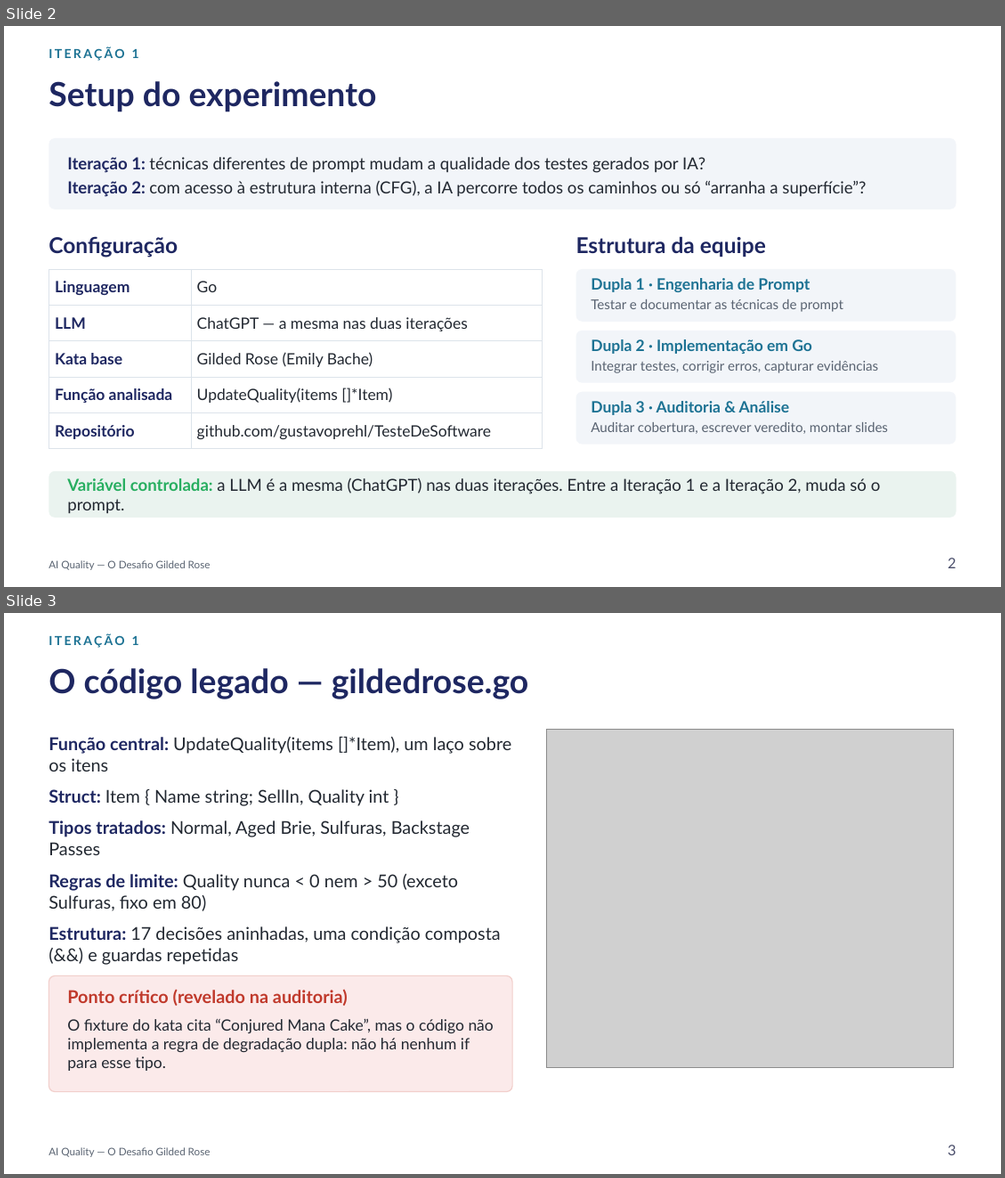
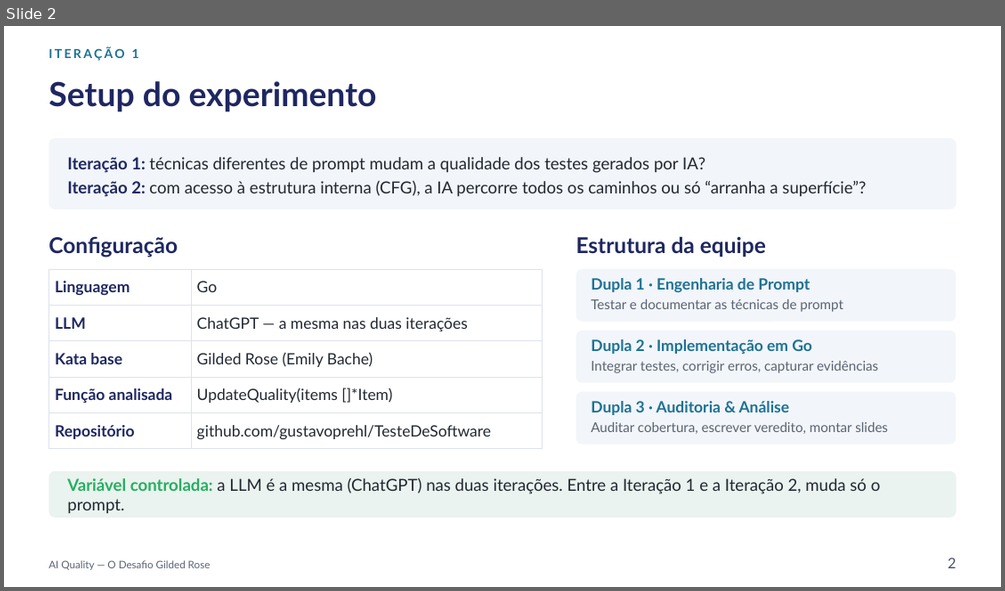
Before and after one commit to gustavoprehl/TesteDeSoftware, a slide deck: docs/iteracao2/AI_Quality_Gilded_Rose_IT2.pptx. Shown one above the other, each under a label of ours: slides 2 and 3 before the commit, slide 2 after it. The pictures are 1005x1178 and 1005x591 pixels, drawn with LibreOffice and Linux fonts; fonts in the diff are those of the drawing; grey boxes stand for pictures. Boxes give left, top, right and bottom in pixels: in the first picture for what was removed or moved away, otherwise in the second. Text is boxed around its words. In the diff, an @@ line names an element or a change of style, - is before the commit and + after.

```diff
--- a/docs/iteracao2/AI_Quality_Gilded_Rose_IT2.pptx
+++ b/docs/iteracao2/AI_Quality_Gilded_Rose_IT2.pptx
@@ slide 3 removed at (x1=4, y1=613, x2=1001, y2=1174), background #FFFFFF; not listed: 1 template element that a slide beside it also shows @@
@@ text removed at (x1=48, y1=634, x2=139, y2=648) @@
-ITERAÇÃO 1
@@ title removed at (x1=48, y1=668, x2=529, y2=699) @@
-O código legado — gildedrose.go
@@ text removed at (x1=48, y1=736, x2=511, y2=965) @@
-• Função central: UpdateQuality(items []*Item), um laço sobre os itens
-• Struct: Item { Name string; SellIn, Quality int }
-• Tipos tratados: Normal, Aged Brie, Sulfuras, Backstage Passes
-• Regras de limite: Quality nunca < 0 nem > 50 (exceto Sulfuras, fixo em 80)
-• Estrutura: 17 decisões aninhadas, uma condição composta (&&) e guardas repetidas
@@ picture removed at (x1=546, y1=729, x2=954, y2=1068) @@
@@ rounded rectangle removed at (x1=48, y1=976, x2=512, y2=1092) @@
@@ text removed at (x1=67, y1=989, x2=348, y2=1005) @@
-Ponto crítico (revelado na auditoria)
@@ text removed at (x1=67, y1=1018, x2=494, y2=1070) @@
-O fixture do kata cita “Conjured Mana Cake”, mas o código não implementa a regra de degradação dupla: não há nenhum if para esse tipo.
@@ text removed at (x1=947, y1=1144, x2=955, y2=1155) @@
-3
```
Also in this commit, not shown: 13 slides changed, 3 other slides removed, 2 other files.
